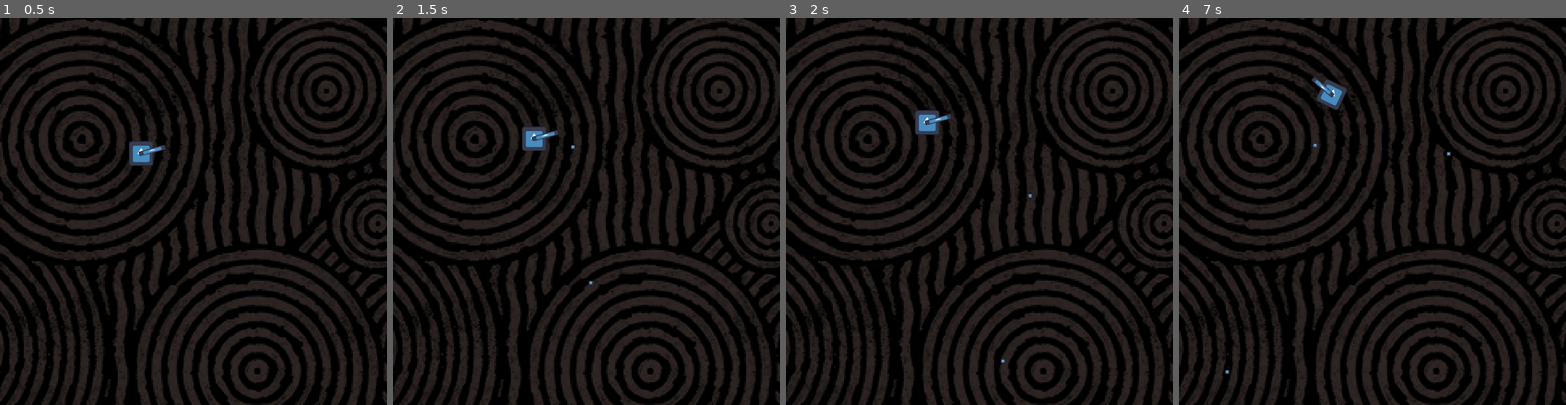
Above: before the commit, frames 1-4 (left to right).
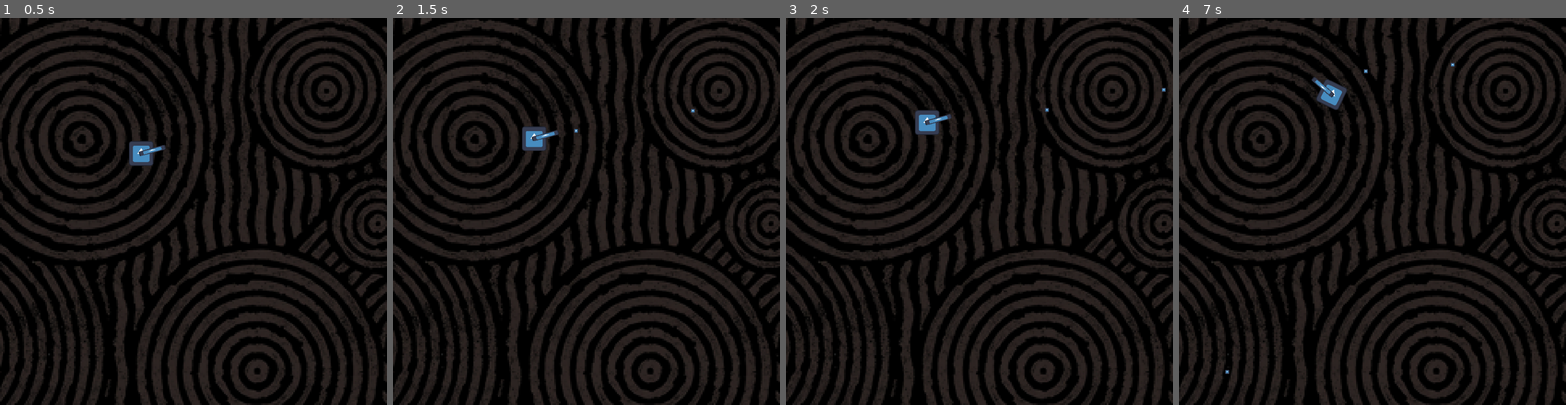
Above: after the commit, the same moments.

Repository: 4wardAerial/spaceInvaders
Game: Godot game, scene res://objects/game/game.tscn
Two runs of this game, one before a commit and one after it. Both use one fixed random seed, a clock stepped at 60 frames per second and the inputs below. The engine's default icon, where the game draws it, is replaced by a stand-in: a white triangle on a blue panel in a dark square.
Inputs (mouse positions are in pixels of both pictures, inside the frame that each line leads up to):
- Up to frame 1 (0.5 s): no input
- Up to frame 2 (1.5 s): tap Enter at 0.5 s; move the mouse to (567, 288) at 0.52 s; hold W (up) from 0.53 s (still down); click (567, 288) at 0.6 s; move the mouse to (702, 269) at 1.27 s; click (702, 269) at 1.35 s
- Up to frame 3 (2 s): keep holding W (up)
- Up to frame 4 (7 s): move the mouse to (1256, 153) at 2.02 s; release W (up) at 2.03 s; hold A (left) 2.03-3.53 s; right-click (1256, 153) at 2.1 s; click (1256, 153) at 2.3 s; move the mouse to (1391, 211) at 2.77 s; tap Space (special2) at 2.85, 5.85 s; click (1391, 211) at 3.05 s; move the mouse to (1314, 114) at 3.52 s; hold S (down) 3.53-4.28 s; click (1314, 114) at 3.6 s; move the mouse to (1457, 192) at 4.27 s; hold D (right) 4.28-5.03 s; click (1457, 192) at 4.35 s; move the mouse to (1295, 230) at 5.02 s; hold W (up) 5.03-5.78 s; right-click (1295, 230) at 5.1 s; click (1295, 230) at 5.3 s; move the mouse to (1411, 126) at 5.77 s; hold D (right) from 5.78 s (still down); click (1411, 126) at 6.05 s; move the mouse to (1353, 288) at 6.52 s; click (1353, 288) at 6.6 s

Frame 1 is identical in both runs. In frame 2, less than 0.1% of the frame differs, in the area x 46-78%, y 23-69%; in frame 3, less than 0.1%; in frame 4, less than 0.1%, in the area x 34-72%, y 11-36%.

Commit message:
Resumes fix for shotting backwards, still no solution

Diff:
--- a/objects/player/playerBody.gd
+++ b/objects/player/playerBody.gd
@@ -28,6 +28,7 @@
 
 func cannon_rotation() -> void:
 	# Makes the cannon part of the sprite follow the mouse
+	# FIX : CANNON DOESN'T ROTATE TO OTHER MAX WITH MOUSE IS MOVED BEHIND IT
 	$playerTopSprite.look_at(get_global_mouse_position())
 	# Stops cannon rotation at certain angle
 	$playerTopSprite.rotation_degrees = clamp($playerTopSprite.rotation_degrees, -MAX_CANNON_ANGLE, MAX_CANNON_ANGLE)
@@ -53,11 +54,15 @@
 	var cannon_direction : Vector2 = (get_global_mouse_position() - position).normalized()
 	var body_direction : Vector2 = Vector2(cos(rotation), sin(rotation))
 
+	# FIX : WHEN MOUSE IS OUT OF MAX ANGLE, IT NEEDS TO FIRE AT THAT MAX ANGLE AND NOT AT BIGGER ONES
+	if cannon_direction.angle_to(body_direction) < -1.309:
+		cannon_direction = Vector2(cos(-0.262), sin(-0.262))
+
 	if Input.is_action_just_pressed("attack") and can_attack:
 		can_attack = false
 		$playerTimers/attackCooldown.start(0.5)
 		bullet_shot.emit($playerTopSprite/bulletMarker.global_position, cannon_direction)
-		print(cannon_direction.angle_to(body_direction))
+		print(rad_to_deg(cannon_direction.angle_to(body_direction)))
 
 	if Input.is_action_just_pressed("special1") and can_special_1:
 		can_special_1 = false
